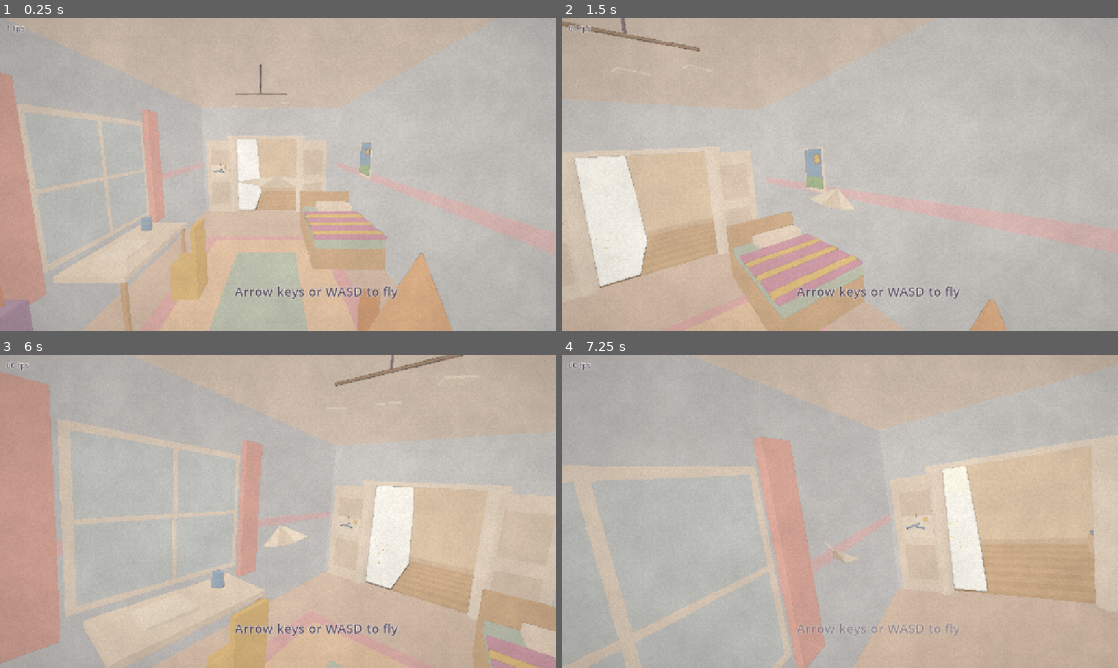
Above: before the commit, frames 1-4 (two rows, left to right).
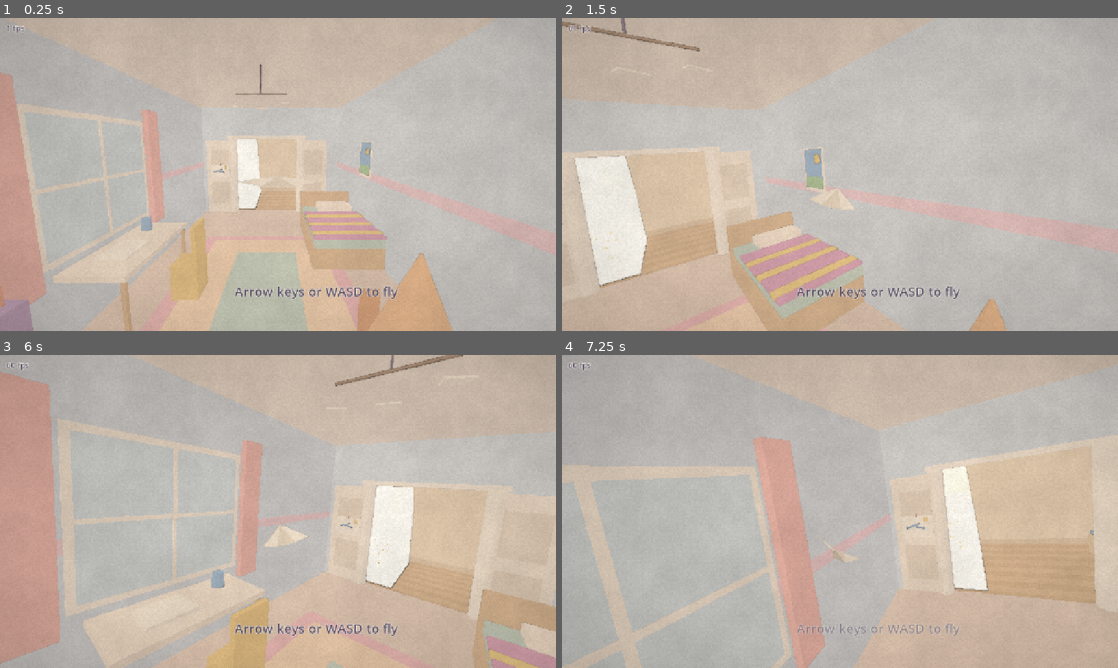
Above: after the commit, the same moments.

Repository: bartbasi/Updraft
Game: Godot game, scene res://scenes/main.tscn
The game is run twice, just before and just after one commit, with the same random seed, the same clock (stepped at 60 frames per second) and the same inputs. Sound files missing from this copy of the repository are replaced by a short silence.
Inputs:
- Up to frame 1 (0.25 s): no input
- Up to frame 2 (1.5 s): hold D 0.53-1.28 s; hold S from 1.28 s (still down)
- Up to frame 3 (6 s): release S at 2.03 s; hold D 2.03-2.78 s; hold W 2.78-3.53 s; hold A 3.53-4.25 s; click "Fly again" at 4.25 s; hold A 5.03-5.78 s; hold S from 5.78 s (still down)
- Up to frame 4 (7.25 s): release S at 6.53 s; hold D from 6.53 s (still down)

The runs differ from the first frame. In frame 1, less than 0.1% of the frame differs, in the area x 43-47%, y 39-62%; in frame 2, 0.1%, in the area x 6-16%, y 45-87%; in frame 3, less than 0.1%; in frame 4, less than 0.1%.

Commit message:
Opening section 4: the long gallery with a skylight top-up
A straight sunny gallery from the landing to the stair hall: a striped
runner, a sibling's door with light under it, pictures, a hall table
with a plant, family photos, and a skylight over the right-hand half
that tops up a level glide. Light patches draw above rugs; sunbeam
motes scale with the patch; the skylight's light reaches its pane.

Tests: clear glide of 8-16 s arriving with height to dive; skylight
lifts a level glide; walls, floor and ceiling probed solid; box
queries prove nothing protrudes into the flying space.

Reviewed by code-reviewer (approved; should-fix items fixed and
mutation-checked).

Co-Authored-By: Claude Opus 5.5 <noreply@anthropic.com>

Diff:
--- a/scripts/course.gd
+++ b/scripts/course.gd
@@ -53,6 +53,13 @@
 const SUNBEAM_STRENGTH := 0.9
 ## The light falls steeply from the window (toward +Z and a little +X).
 const SUNBEAM_SUN := Vector3(0.08, -0.95, 0.317)
+## A skylight halfway down the gallery, over its right-hand (south) half: a small top-up.
+const SKYLIGHT_ORIGIN := Vector3(45.0, 12.5, 39.5)
+const SKYLIGHT_SIZE := Vector3(8.0, 12.0, 5.0)
+const SKYLIGHT_STRENGTH := 0.7
+## The two-storey stair hall at the gallery's west end (x, z inner corners).
+const STAIR_HALL_MIN := Vector2(-7.5, 15.0)
+const STAIR_HALL_MAX := Vector2(16.5, 46.0)
 ## The tall window in the angled wall that the sunbeam comes through (x from/to, y from/to).
 const SUNBEAM_WINDOW_X := Vector2(83.0, 93.5)
 const SUNBEAM_WINDOW_Y := Vector2(14.7, 24.9)
@@ -120,6 +127,7 @@
 	builder = Art.Builder.new()
 	CourseUpstairs.build_bedroom(self)
 	CourseUpstairs.build_landing(self)
+	CourseUpstairs.build_gallery(self)
 	_add_mesh("Upstairs")
 
 	builder = Art.Builder.new()
@@ -135,6 +143,7 @@
 	_add_mesh("Outside")
 
 	_add_box_zone("Sunbeam", SUNBEAM_ORIGIN, SUNBEAM_SIZE, Thermal.Look.SUNBEAM, SUNBEAM_STRENGTH, 1.12, SUNBEAM_SUN)
+	_add_box_zone("Skylight", SKYLIGHT_ORIGIN, SKYLIGHT_SIZE, Thermal.Look.SUNBEAM, SKYLIGHT_STRENGTH, 1.19, Vector3.DOWN, UP_CEILING - SKYLIGHT_ORIGIN.y)
 	_add_thermal("RadiatorHeat", RADIATOR_THERMAL, 3.6, 7.6, Thermal.Look.WARM_AIR, 1.0, Vector3.ZERO)
 	_add_thermal("KettleSteam", KETTLE_THERMAL, 3.4, 7.0, Thermal.Look.STEAM, 1.26, Vector3(2.55, 0.45, 0.0))
 
@@ -167,9 +176,10 @@
 
 
 ## Everything is set before add_child, because the zone builds its visuals in _ready.
-func _add_box_zone(zone_name: String, at: Vector3, box: Vector3, look: Thermal.Look, strength: float, pitch: float, sun := Vector3.DOWN) -> Thermal:
+func _add_box_zone(zone_name: String, at: Vector3, box: Vector3, look: Thermal.Look, strength: float, pitch: float, sun := Vector3.DOWN, light_height := 0.0) -> Thermal:
 	var zone := Thermal.new()
 	zone.sun_direction = sun
+	zone.light_height = light_height
 	zone.name = zone_name
 	zone.shape = Thermal.Shape.BOX
 	zone.size = box
--- a/scripts/course_upstairs.gd
+++ b/scripts/course_upstairs.gd
@@ -225,3 +225,62 @@
 		c.span(Vector3(x0, Course.UP_FLOOR - 0.5, z), Vector3(x1, Course.UP_FLOOR, z_next), Color("e3c8a5") if i % 2 == 0 else Color("dcc09b"), false)
 		z = z_next
 		i += 1
+
+
+## The long sunny gallery from the landing to the stair hall: a straight glide with
+## something to see every few seconds (a closed door, pictures, a hall table, the skylight).
+static func build_gallery(c: Course) -> void:
+	var f := Course.UP_FLOOR
+	var top := Course.UP_CEILING
+	var t := Course.IN_WALL
+	var x0 := Course.STAIR_HALL_MAX.x  # west end, where the gallery floor becomes the stairs
+	var x1 := Course.TAPER_TO.x
+	var south := Course.GALLERY_Z.x
+	var north := Course.GALLERY_Z.y
+	_planks(c, x0, x1, south - t, north)
+	c.solid_span(Vector3(x0, f - 0.5, south - t), Vector3(x1, f, north))
+	c.span(Vector3(x0, top, south - t), Vector3(x1, top + 0.5, north + t), Course.CEILING_COLOR)
+	# Long walls: they meet the landing's north wall and the taper at x1.
+	c.span(Vector3(x0, f, north), Vector3(x1, top, north + t), GALLERY_WALL)
+	c.span(Vector3(x0, f, south - t), Vector3(x1, top, south), GALLERY_WALL)
+	c.span(Vector3(x0, f, north - 0.12), Vector3(x1, f + 0.6, north), Color("e8d6bc"), false)
+	c.span(Vector3(x0, f, south), Vector3(x1, f + 0.6, south + 0.12), Color("e8d6bc"), false)
+	# Striped runner down the middle: the stripes stream past and show your speed.
+	var stripe := x0
+	var i := 0
+	while stripe < x1:
+		var next := minf(stripe + 2.0, x1)
+		c.span(Vector3(stripe, f, 39.6), Vector3(next, f + 0.04, 43.4), Color("f3c9d0") if i % 2 == 0 else Color("f8efe0"), false)
+		stripe = next
+		i += 1
+	# Beat 1 (x 66): a sibling's closed door with light under it, and a big picture opposite.
+	c.span(Vector3(63.6, f, north - 0.2), Vector3(68.4, f + 9.6, north), Course.TRIM, false)
+	c.span(Vector3(64.0, f + 0.25, north - 0.28), Vector3(68.0, f + 9.2, north - 0.18), Color("c7e0d6"), false)
+	c.span(Vector3(64.2, f, north - 0.3), Vector3(67.8, f + 0.22, north - 0.25), Color("fff3cf"), false)
+	c.sphere(Vector3(67.3, f + 4.6, north - 0.4), 0.18, Color("e0a63c"), false)
+	_picture_south(c, Vector3(66.0, 18.5, south), 6.0, 4.0, Color("a9c8e8"), Color("b7d8b0"))
+	# Beat 2 (x 30): a hall table with a plant, and a row of family photos opposite.
+	# Everything on and under the table is solid: what you see is what you hit.
+	c.span(Vector3(26.5, f + 3.2, north - 2.0), Vector3(33.5, f + 3.5, north), Color("e4c9a8"))
+	for leg in [26.7, 33.1]:
+		c.span(Vector3(leg, f, north - 1.8), Vector3(leg + 0.2, f + 3.2, north - 1.6), Color("d3b898"))
+	c.cylinder(Vector3(28.5, f + 3.5, north - 1.0), 0.45, 0.6, 0.9, Color("e2a888"))
+	c.sphere(Vector3(28.5, f + 5.0, north - 1.0), 0.9, Color("9cc48a"), true, Vector3(1.0, 1.1, 1.0))
+	c.box(Vector3(31.5, f + 4.2, north - 0.9), Vector3(1.2, 1.4, 0.15), Color("f6cfa8"))
+	for k in 5:
+		_picture_south(c, Vector3(20.0 + k * 3.5, 19.0 + (k % 2) * 0.8, south), 2.2, 1.8, Color(Course.BOOK_COLORS[k]), Color("fbf3ea"))
+	# Skylight halfway along: a bright square in the ceiling over the right-hand half.
+	var sky := Course.SKYLIGHT_ORIGIN
+	var sky_size := Course.SKYLIGHT_SIZE
+	# The pane matches the light shaft below it (the zone, 0.2 in from each side).
+	var pane := Vector2(sky_size.x * 0.5 - 0.2, sky_size.z * 0.5 - 0.2)
+	c.span(Vector3(sky.x - pane.x, top - 0.06, sky.z - pane.y), Vector3(sky.x + pane.x, top, sky.z + pane.y), Course.SKY_PANE, false)
+	c.span(Vector3(sky.x - pane.x - 0.3, top - 0.1, sky.z - 0.1), Vector3(sky.x + pane.x + 0.3, top - 0.04, sky.z + 0.1), Course.TRIM, false)
+
+
+## A framed picture hung on the gallery's south wall (facing +Z).
+static func _picture_south(c: Course, wall_point: Vector3, width: float, height: float, sky: Color, land: Color) -> void:
+	var at := wall_point + Vector3(0, 0, 0.08)
+	c.box(at, Vector3(width, height, 0.12), Color("b9a28f"), false)
+	c.box(at + Vector3(0, height * 0.12, 0.07), Vector3(width - 0.5, height * 0.55, 0.02), sky, false)
+	c.box(at + Vector3(0, -height * 0.29, 0.07), Vector3(width - 0.5, height * 0.24, 0.02), land, false)
--- a/scripts/thermal.gd
+++ b/scripts/thermal.gd
@@ -29,6 +29,9 @@
 @export var source_offset := Vector3.ZERO
 ## Sunbeam only: the direction the sunlight travels (down into the room), in local space.
 @export var sun_direction := Vector3.DOWN
+## Sunbeam only: how high the visible light reaches (0 = the zone's height), e.g. up to a
+## skylight above the top of the lift.
+@export var light_height := 0.0
 
 var sinks: bool:
 	get:
@@ -162,8 +165,10 @@
 	# Drawn 0.2 inside the zone so the light never lies exactly on a wall face.
 	var hx := size.x * 0.5 - 0.2
 	var hz := size.z * 0.5 - 0.2
-	var lean := -sun_direction.normalized() * (size.y / maxf(-sun_direction.normalized().y, 0.05))
-	var floor_corners := [Vector3(-hx, 0.03, -hz), Vector3(hx, 0.03, -hz), Vector3(hx, 0.03, hz), Vector3(-hx, 0.03, hz)]
+	var reach := light_height if light_height > 0.0 else size.y
+	var lean := -sun_direction.normalized() * (reach / maxf(-sun_direction.normalized().y, 0.05))
+	# Just above the floor and any rug on it (rugs are at most 0.1 thick).
+	var floor_corners := [Vector3(-hx, 0.12, -hz), Vector3(hx, 0.12, -hz), Vector3(hx, 0.12, hz), Vector3(-hx, 0.12, hz)]
 	var st := SurfaceTool.new()
 	st.begin(Mesh.PRIMITIVE_TRIANGLES)
 	for i in [0, 1, 2, 0, 2, 3]:
@@ -203,7 +208,8 @@
 		Look.WARM_AIR, Look.SUNBEAM:
 			# Drifting dust motes across the whole zone; in a sunbeam they rise along the light.
 			var sunny := look == Look.SUNBEAM
-			p.amount = 80 if sunny else 110
+			# Sunbeam motes scale with the sunny patch (about one per square unit, at most 80).
+			p.amount = clampi(int(size.x * size.z), 24, 80) if sunny else 110
 			p.lifetime = 4.0
 			p.emission_shape = CPUParticles3D.EMISSION_SHAPE_BOX
 			p.emission_box_extents = Vector3(size.x * 0.4, 0.3, size.z * 0.4) if shape == Shape.BOX else Vector3(radius * 0.6, 0.3, radius * 0.6)
--- a/tests/autopilot.gd
+++ b/tests/autopilot.gd
@@ -38,6 +38,8 @@
 		Course.START, Vector3(100.0, 19.6, 51.0), Vector3(100.0, 19.3, 47.0),  # down the bedroom
 		Vector3(98.4, 19.1, 43.1), Vector3(94.5, 19.0, 41.5), Vector3(90.0, 20.0, 41.5),  # the door turn
 		Vector3(87.0, 22.0, 41.5), Vector3(83.0, 23.2, 41.5), Vector3(79.0, 23.8, 41.5),  # up the sunbeam
+		Vector3(60.0, 23.0, 41.0), Vector3(45.0, 22.5, 40.0), Vector3(30.0, 21.5, 41.0),  # down the gallery
+		Vector3(17.0, 20.5, 41.5),
 	])
 
 
--- a/tests/test_opening.gd
+++ b/tests/test_opening.gd
@@ -237,7 +237,7 @@
 func test_north_wall_has_no_gaps() -> void:
 	var game := _game()
 	await physics_frames(2)
-	var x := Course.TAPER_TO.x + 0.5
+	var x := Course.STAIR_HALL_MAX.x + 0.5
 	while x < Course.LANDING_EAST_X:
 		var in_door := x > Course.BEDROOM_DOOR_X.x - 1.0 and x < Course.BEDROOM_DOOR_X.y + 1.0
 		if not in_door:
@@ -275,6 +275,9 @@
 		await cleanup()
 
 
+## The late pilot's lag makes it weave after the turn; some of those weaves end on the angled
+## wall in the sunbeam (see docs/build-notes.md). This test is about the door turn itself:
+## "made it" means through the door and banked round into the gallery direction.
 func test_late_first_time_pilots_mostly_make_the_turn() -> void:
 	var made_it := 0
 	var scraped := 0
@@ -341,12 +344,86 @@
 	for i in verts.size():
 		if uvs[i].y < 0.5 and not floor_corners.any(func(c: Vector3) -> bool: return c.is_equal_approx(verts[i])):
 			floor_corners.append(verts[i])
-	var tops := 0
+	var top_corners := []
 	for i in verts.size():
-		if uvs[i].y > 0.5:
-			tops += 1
-			var below := verts[i] - lean
-			var matches := floor_corners.any(func(c: Vector3) -> bool: return c.distance_to(below) < 0.01)
-			check(matches, "each top corner of the shaft is a floor corner moved up the light (%s)" % [verts[i]])
-	check(floor_corners.size() == 4 and tops > 0, "the shaft rises from a four-cornered floor patch")
+		if uvs[i].y > 0.5 and not top_corners.any(func(c: Vector3) -> bool: return c.is_equal_approx(verts[i])):
+			top_corners.append(verts[i])
+	check(floor_corners.size() == 4 and top_corners.size() == 4, "the shaft runs from four floor corners to four top corners")
+	for corner in floor_corners:
+		var up: Vector3 = corner + lean
+		check(top_corners.any(func(c: Vector3) -> bool: return c.distance_to(up) < 0.01), "every floor corner has its top corner straight up the light (%s)" % [corner])
 	check(motes.direction.is_equal_approx(-sun), "the motes rise along the light (%s)" % [motes.direction])
+
+
+func test_gallery_is_a_clear_glide_with_a_skylight_top_up() -> void:
+	var pilot := Autopilot.new(Autopilot.course_line())
+	var game := _game(pilot.fly)
+	var plane := game.get_node("Plane") as PaperPlane
+	var bumps := [0]
+	plane.bumped.connect(func(_s: float) -> void: bumps[0] += 1)
+	var zones := []
+	plane.entered_thermal.connect(func(z: Thermal) -> void: zones.append(String(z.name)))
+	await _until_released(plane)
+	var entered_gallery := -1.0
+	while plane.flight_time < 40.0 and not plane.is_ended() and plane.global_position.x > Course.STAIR_HALL_MAX.x + 1.0:
+		await tree.physics_frame
+		if entered_gallery < 0.0 and plane.global_position.x < Course.TAPER_TO.x:
+			entered_gallery = plane.flight_time
+	var gallery_time := plane.flight_time - entered_gallery
+	print("        gallery: %.1f s from x %.0f to %.0f, zones %s, height %.1f at the stairs" % [gallery_time, Course.TAPER_TO.x, Course.STAIR_HALL_MAX.x, zones, plane.global_position.y])
+	check(bumps[0] == 0 and not plane.is_ended(), "the good line glides the whole gallery untouched")
+	check(zones.has("Skylight"), "and catches the skylight on the way")
+	check_between(gallery_time, 8.0, 16.0, "seconds to glide the gallery")
+	check(plane.global_position.y > Course.UP_FLOOR + 5.0, "arriving at the stairs with height to dive (y %.1f)" % plane.global_position.y)
+
+
+func test_gallery_walls_floor_and_ceiling_are_solid_and_the_corridor_is_clear() -> void:
+	var game := _game()
+	await physics_frames(2)
+	var gz := Course.GALLERY_Z
+	var x := Course.STAIR_HALL_MAX.x + 0.5
+	while x < Course.TAPER_TO.x:
+		for y in [14.0, 19.5, 25.0]:
+			check(_probe(game, Vector3(x, y, gz.x - 0.05)), "the south wall is solid at x %.1f, y %.1f" % [x, y])
+		check(_probe(game, Vector3(x, Course.UP_FLOOR + 0.25, 41.5)), "the floor is solid at x %.1f" % x)
+		check(not _probe(game, Vector3(x, Course.UP_FLOOR + 0.4, 41.5)), "and nothing lies on it at x %.1f" % x)
+		check(_probe(game, Vector3(x, Course.UP_CEILING - 0.25, 41.5)), "the ceiling is solid at x %.1f" % x)
+		x += 1.0
+	# Nothing solid anywhere in the flying space above the furniture.
+	var clear := [
+		[Vector3(Course.STAIR_HALL_MAX.x + 0.5, 16.3, gz.x + 0.3), Vector3(Course.TAPER_TO.x, 26.2, 43.8)],
+		[Vector3(Course.STAIR_HALL_MAX.x + 0.5, 16.3, 43.8), Vector3(26.0, 26.2, gz.y - 0.3)],
+		[Vector3(34.0, 16.3, 43.8), Vector3(Course.TAPER_TO.x, 26.2, gz.y - 0.3)],
+	]
+	for region in clear:
+		check(not _box_hits(game, region[0], region[1]), "nothing protrudes into the gallery between %s and %s" % [region[0], region[1]])
+
+
+func _box_hits(game: Node, lo: Vector3, hi: Vector3) -> bool:
+	var space := (game as Node3D).get_world_3d().direct_space_state
+	var query := PhysicsShapeQueryParameters3D.new()
+	var box := BoxShape3D.new()
+	box.size = hi - lo
+	query.shape = box
+	query.collision_mask = PaperPlane.WORLD_LAYER
+	query.transform = Transform3D(Basis.IDENTITY, (lo + hi) * 0.5)
+	return not space.intersect_shape(query).is_empty()
+
+
+func test_skylight_tops_up_a_level_glide() -> void:
+	var heights := []
+	for with_skylight in [true, false]:
+		var game := _game(func(_p: PaperPlane) -> Vector2: return Vector2.ZERO)
+		var plane := game.get_node("Plane") as PaperPlane
+		if not with_skylight:
+			(game.get_node("Course/Skylight") as Thermal).remove_from_group("thermals")
+		plane.launch(Vector3(56.0, 20.6, 39.5), PI / 2.0)  # heading -X along the skylight side
+		await _until_released(plane)
+		var start := plane.global_position.y
+		while plane.global_position.x > 38.0 and not plane.is_ended():
+			await tree.physics_frame
+		heights.append(plane.global_position.y - start)
+		await cleanup()
+	print("        skylight: %+.1f with it, %+.1f without" % [heights[0], heights[1]])
+	check(heights[0] >= 1.0, "a level glide gains height under the skylight (%+.1f)" % heights[0])
+	check(heights[0] > heights[1] + 1.5, "much more than without it (%+.1f vs %+.1f)" % [heights[0], heights[1]])
Not shown, changed: docs/build-notes.md
